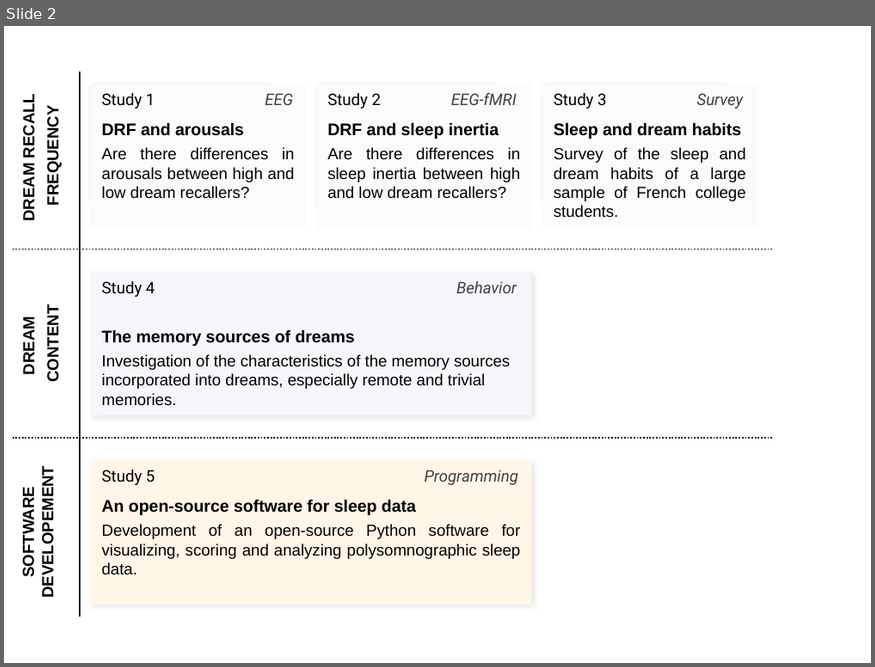
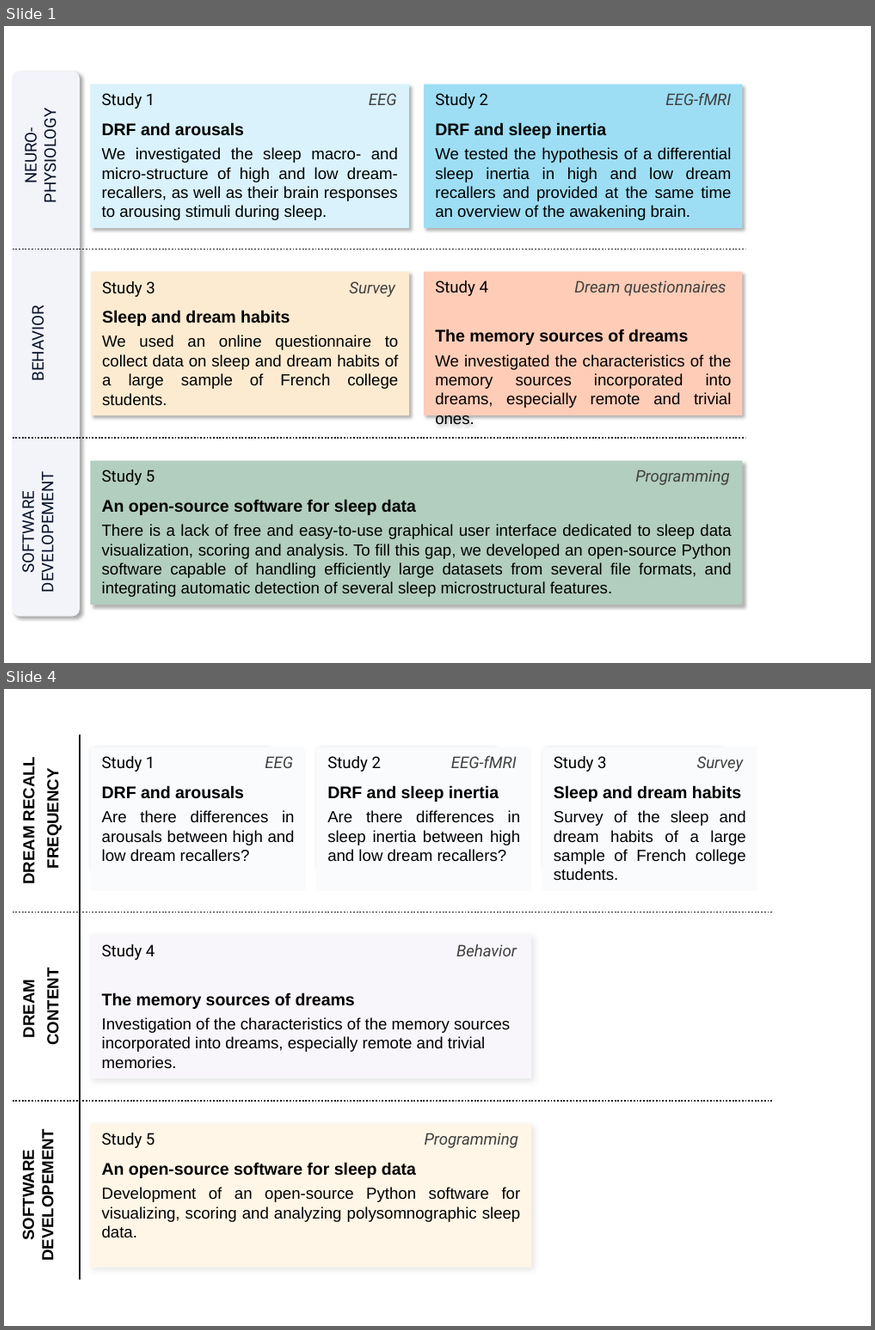
Before and after one commit to raphaelvallat/Thesis, a slide deck: Fig/Intro/Intro_Problematics/Intro_Problematics.pptx. Shown one above the other, each under a label of ours: slide 2 before the commit, slides 1 and 4 after it; the slides between them are not shown. The pictures are 875x667 and 875x1330 pixels, drawn with LibreOffice and Linux fonts; fonts in the diff are those of the drawing. Boxes give left, top, right and bottom in pixels: in the first picture for what was removed or moved away, otherwise in the second. Text is boxed around its words. In the diff, an @@ line names an element or a change of style, - is before the commit and + after.

Commit message:
started adding hypothesis + modified margin

```diff
--- a/Fig/Intro/Intro_Problematics/Intro_Problematics.pptx
+++ b/Fig/Intro/Intro_Problematics/Intro_Problematics.pptx
@@ slide 1 added at (4,26,871,663), background #FFFFFF @@
@@ rounded rectangle added at (12,71,79,615), fill #F3F3FA @@
@@ rectangle added at (91,84,410,228), fill #D9F2FB, 10 pt, text #000000 @@
+Study 1 EEG
+DRF and arousals
+We investigated the sleep macro- and micro-structure of high and low dream-recallers, as well as their brain responses to arousing stimuli during sleep.
@@ rectangle added at (424,84,743,228), fill #9DDEF5, 10 pt, text #000000 @@
+Study 2 EEG-fMRI
+DRF and sleep inertia
+We tested the hypothesis of a differential sleep inertia in high and low dream recallers and provided at the same time an overview of the awakening brain.
@@ text added at (19,118,61,201), 10 pt, text #061229 @@
+NEURO-PHYSIOLOGY
@@ line added from (12, 249) to (745, 249), #1D1F21 1 pt dashed @@
@@ rectangle added at (91,272,410,416), fill #FCEBD1, 10 pt, text #000000 @@
+Study 3 Survey
+Sleep and dream habits
+We used an online questionnaire to collect data on sleep and dream habits of a large sample of French college students.
@@ rectangle added at (424,271,743,416), fill #FFCDB7, 10 pt, text #000000 @@
+Study 4 Dream questionnaires
+The memory sources of dreams
+We investigated the characteristics of the memory sources incorporated into dreams, especially remote and trivial ones.
@@ text added at (27,312,49,379), 10 pt, text #061229 @@
+BEHAVIOR
@@ line added from (12, 439) to (745, 439), #1D1F21 1 pt dashed @@
@@ rectangle added at (91,460,743,605), fill #B2CEBF, 10 pt, text #000000 @@
+Study 5 Programming
+An open-source software for sleep data
+There is a lack of free and easy-to-use graphical user interface dedicated to sleep data visualization, scoring and analysis. To fill this gap, we developed an open-source Python software capable of handling efficiently large datasets from several file formats, and integrating automatic detection of several sleep microstructural features.
@@ text added at (17,484,58,589), 10 pt, text #061229 @@
+SOFTWARE DEVELOPEMENT
@@ what was slide 2 is now slide 4 @@
```
Also in this commit, not shown: 1 slide changed, 1 other slide added, 6 other files.
